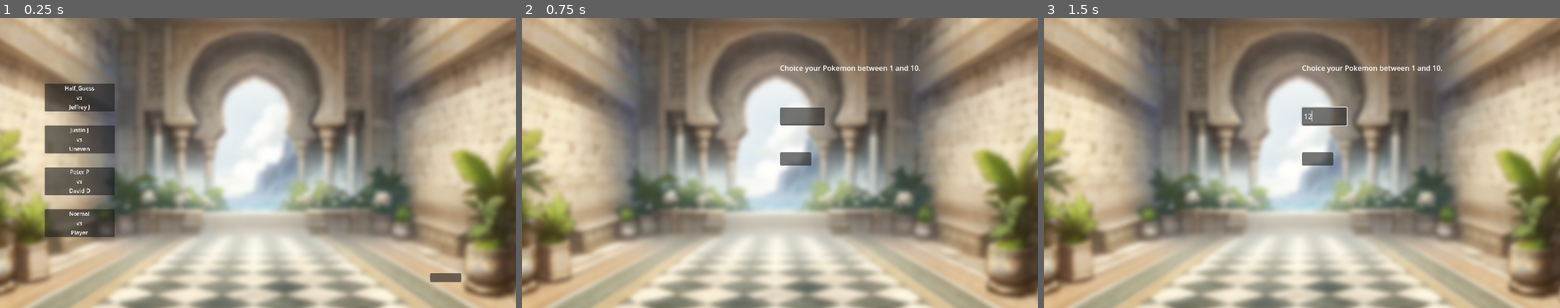
Above: before the commit, frames 1-3 (left to right).
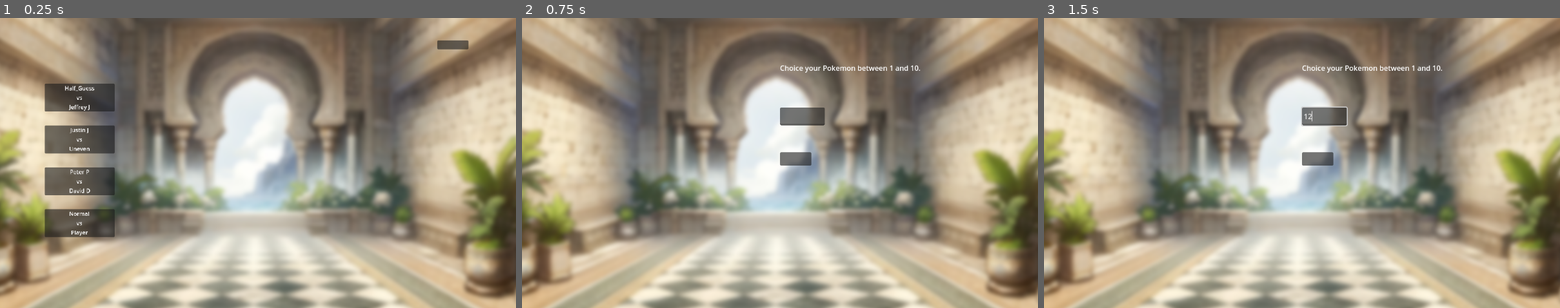
Above: after the commit, the same moments.

Repository: Quilfort/gameoff-2024
Game: Godot game, scene res://Scenes/tournament.tscn
The game is run twice, just before and just after one commit, with the same random seed, the same clock (stepped at 60 frames per second) and the same inputs.
Inputs (mouse positions are in pixels of both pictures, inside the frame that each line leads up to; where the layout moved, square brackets give the same spot in the first picture):
- Up to frame 1 (0.25 s): no input
- Up to frame 2 (0.75 s): click (976, 44) [965, 279] at 0.5 s
- Up to frame 3 (1.5 s): click (1322, 116) at 1.27 s; type "12" at 1.35 s

The runs differ from the first frame. In frame 1, 0.4% of the frame differs, in the area x 83-91%, y 7-92%; in frame 2, nothing differs; in frame 3, nothing differs.

Commit message:
Start with Computer Avatar/UI

Diff:
--- /dev/null
+++ b/game-off-2024/Scenes/main.tscn
@@ -0,0 +1,68 @@
+[gd_scene load_steps=4 format=3 uid="uid://d360y0a5qn3dt"]
+
+[ext_resource type="Texture2D" uid="uid://bytu64gfia17j" path="res://Assets/Characters/Penny/A_18_Avatar.png" id="1_o4rpa"]
+
+[sub_resource type="StyleBoxFlat" id="StyleBoxFlat_hitqs"]
+bg_color = Color(0.427171, 0.633141, 0.732023, 1)
+border_width_left = 4
+border_width_top = 4
+border_width_right = 4
+border_width_bottom = 4
+border_color = Color(0.612567, 0.861211, 0.788726, 1)
+corner_radius_top_left = 4
+corner_radius_top_right = 4
+corner_radius_bottom_right = 4
+corner_radius_bottom_left = 4
+shadow_size = 4
+shadow_offset = Vector2(0, 4.29)
+
+[sub_resource type="StyleBoxFlat" id="StyleBoxFlat_5oqi0"]
+bg_color = Color(0.991164, 0.991164, 0.991164, 1)
+corner_radius_top_left = 4
+corner_radius_top_right = 4
+corner_radius_bottom_right = 4
+corner_radius_bottom_left = 4
+
+[node name="Control" type="Control"]
+layout_mode = 3
+anchors_preset = 15
+anchor_right = 1.0
+anchor_bottom = 1.0
+grow_horizontal = 2
+grow_vertical = 2
+
+[node name="PlayerInfoBox" type="Panel" parent="."]
+layout_mode = 0
+offset_left = 24.0
+offset_top = 24.0
+offset_right = 274.0
+offset_bottom = 124.0
+theme_override_styles/panel = SubResource("StyleBoxFlat_hitqs")
+
+[node name="Avatar Frame" type="Panel" parent="PlayerInfoBox"]
+layout_mode = 1
+anchors_preset = 4
+anchor_top = 0.5
+anchor_bottom = 0.5
+offset_left = 10.0
+offset_top = -40.0
+offset_right = 90.0
+offset_bottom = 40.0
+grow_vertical = 2
+theme_override_styles/panel = SubResource("StyleBoxFlat_5oqi0")
+
+[node name="Avatar" type="TextureRect" parent="PlayerInfoBox/Avatar Frame"]
+layout_mode = 1
+anchors_preset = 8
+anchor_left = 0.5
+anchor_top = 0.5
+anchor_right = 0.5
+anchor_bottom = 0.5
+offset_left = -35.0
+offset_top = -35.0
+offset_right = 35.0
+offset_bottom = 35.0
+grow_horizontal = 2
+grow_vertical = 2
+texture = ExtResource("1_o4rpa")
+expand_mode = 1
--- a/game-off-2024/Scenes/tournament.tscn
+++ b/game-off-2024/Scenes/tournament.tscn
@@ -22,9 +22,9 @@
 script = ExtResource("2_sfcib")
 
 [node name="NextBattleButton" type="Button" parent="."]
-offset_left = 960.0
-offset_top = 570.0
-offset_right = 1030.0
-offset_bottom = 590.0
+offset_left = 976.0
+offset_top = 50.0
+offset_right = 1046.0
+offset_bottom = 70.0
 
 [connection signal="pressed" from="NextBattleButton" to="." method="_on_next_battle_button_pressed"]
Binary file added: game-off-2024/Assets/Characters/Penny/A_18.png
Not shown, added: game-off-2024/Assets/Characters/Penny/A_18.png.import
Binary file added: game-off-2024/Assets/Characters/Penny/A_18_Avatar.png
Not shown, added: game-off-2024/Assets/Characters/Penny/A_18_Avatar.png.import
Binary file added: game-off-2024/Assets/Characters/Penny/A_18_Shadow.png
Not shown, added: game-off-2024/Assets/Characters/Penny/A_18_Shadow.png.import
